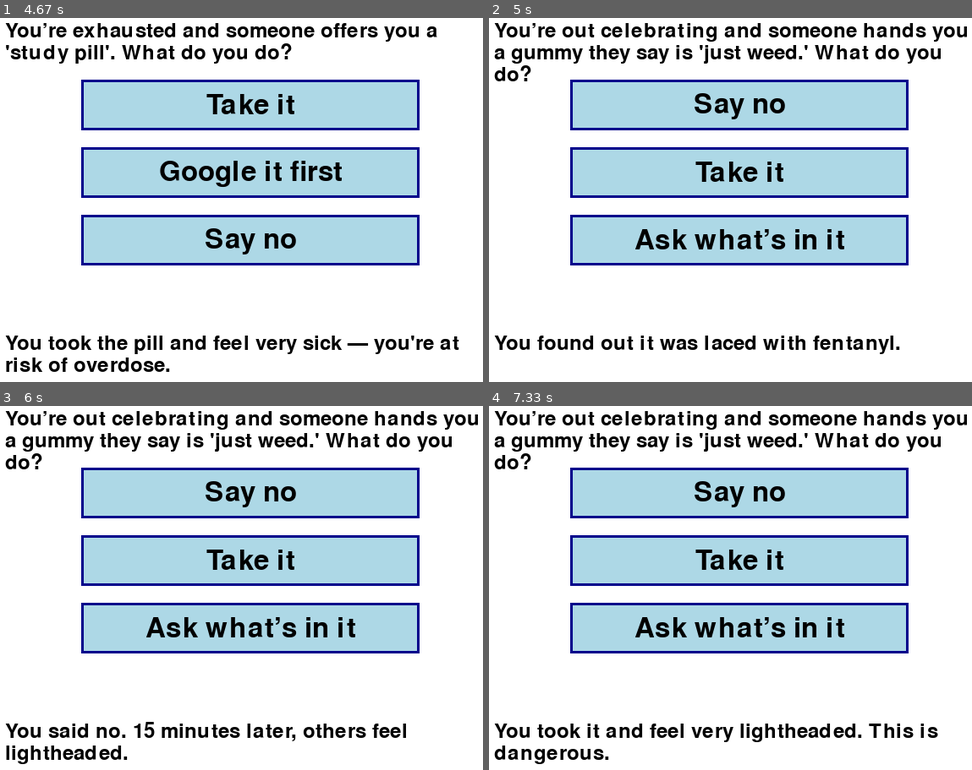
Above: before the commit, frames 1-4 (two rows, left to right).
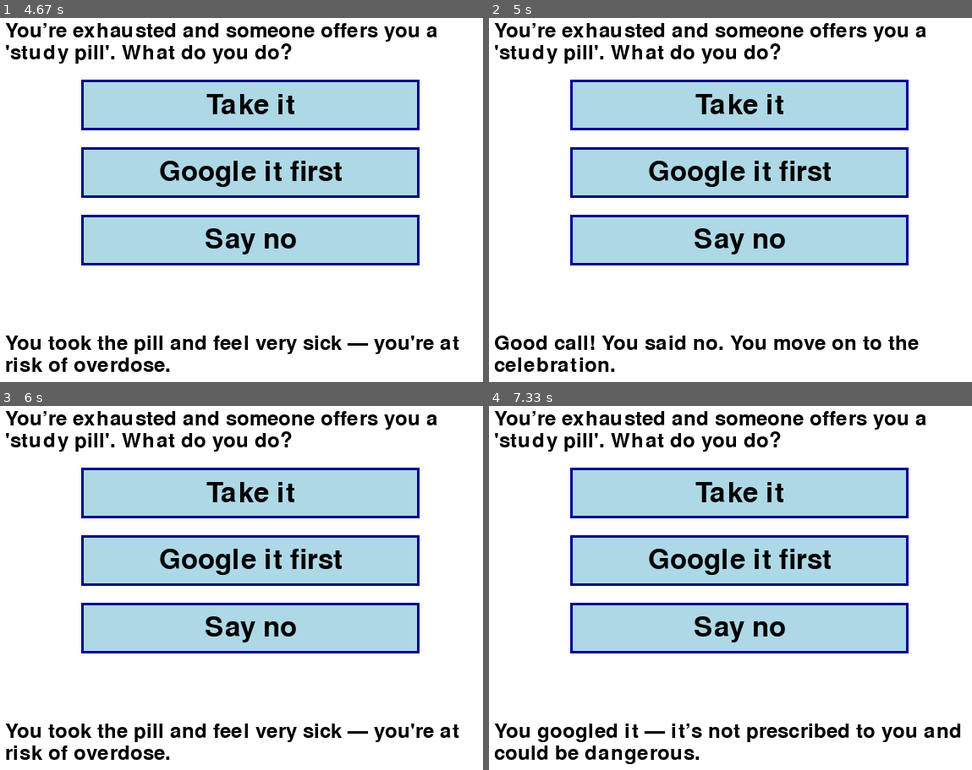
Above: after the commit, the same moments.

Repository: 19662005/CSProject2
Game: pygame game, started from pygameinstall.py
Two runs of this game, one before a commit and one after it. Both use one fixed random seed, a clock stepped at 60 frames per second and the inputs below.
Inputs (mouse positions are in pixels of both pictures, inside the frame that each line leads up to):
- Up to frame 1 (4.67 s): click (251, 196) at 0.38 s; click "Scenario 3" at 0.72 s; click (391, 229) at 1.05 s; click "Take it" at 1.38 s; click (275, 174) at 2.12 s; click (173, 79) at 2.45 s; click (101, 250) at 2.78 s; click (149, 185) at 3.12 s; click (140, 116) at 3.45 s
- Up to frame 2 (5 s): click (687, 265) at 4.98 s
- Up to frame 3 (6 s): click (91, 500) at 5.72 s
- Up to frame 4 (7.33 s): click (643, 617) at 6.85 s; click (744, 577) at 7.18 s

Frame 1 is identical in both runs. In frame 2, 9.2% of the frame differs, in the area x 1-99%, y 1-98%; in frame 3, 9.3%; in frame 4, 9.6%, in the area x 1-99%, y 1-99%.

Commit message:
timechanger
Claire: I made the timer longer for scenario 3 so the player would have more reasonable time to read the game prompts and answers

Diff:
--- a/pygameinstall.py
+++ b/pygameinstall.py
@@ -158,7 +158,7 @@
         scenario3_feedback = "Good call! You said no. You move on to the celebration."
 
     # Display feedback and set timer for transition
-    pygame.time.set_timer(pygame.USEREVENT + 1, 1500)  # Wait for 1.5 seconds before transitioning
+    pygame.time.set_timer(pygame.USEREVENT + 1, 2500)  # Wait for 1.5 seconds before transitioning
 
 
 
@@ -186,7 +186,7 @@
         scenario3_feedback2 = "You found out it was laced with fentanyl."
 
     # Wait before transition to Scene 3
-    pygame.time.set_timer(pygame.USEREVENT + 1, 1500)
+    pygame.time.set_timer(pygame.USEREVENT + 1, 2500)
 
 
 # Scenario 3 Scene 3 prompt
@@ -211,7 +211,7 @@
         scenario3_feedback3 = "You left. Sadly, others were at risk without help."
     elif index == 2:
         scenario3_feedback3 = "Waiting made things worse — overdoses happened."
-    pygame.time.set_timer(pygame.USEREVENT + 2, 1500)
+    pygame.time.set_timer(pygame.USEREVENT + 2, 2500)
 
 
 
